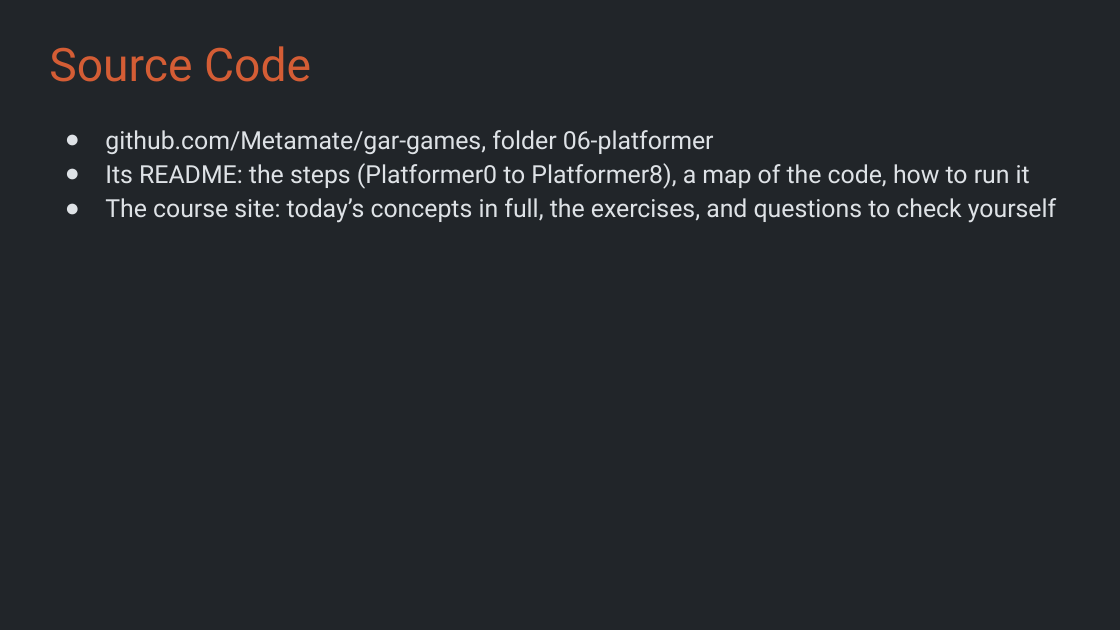
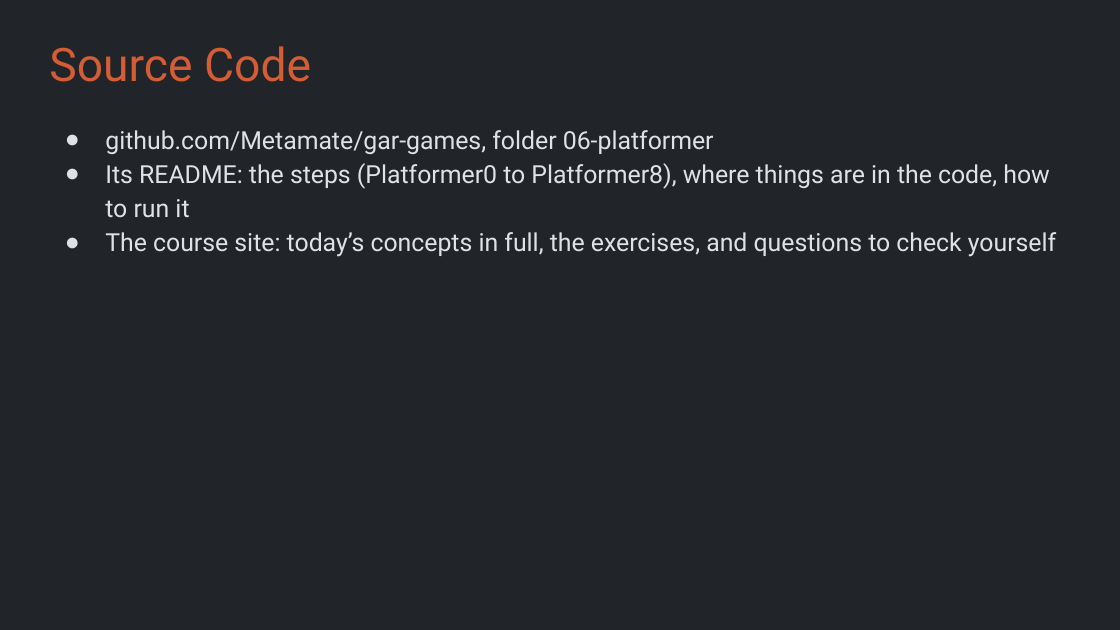
Before and after one commit to Metamate/gar, a slide deck: slide 4 of slides/06 Super Mario Bros.pptx. Drawn at 1120x630 pixels with LibreOffice and Linux fonts; fonts in the diff are those of the drawing. Boxes give left, top, right and bottom in pixels: in the first picture for what was removed or moved away, otherwise in the second. Text is boxed around its words. In the diff, an @@ line names an element or a change of style, - is before the commit and + after.

```diff
--- a/slides/06 Super Mario Bros.pptx
+++ b/slides/06 Super Mario Bros.pptx
@@ text at [105,163,1049,218]: text changed @@
-● Its README: the steps (Platformer0 to Platformer8), a map of the code, how to run it
+● Its README: the steps (Platformer0 to Platformer8), where things are in the code, how to run it
```
Also in this commit, not shown: 1 other slide changed, 11 other files.
